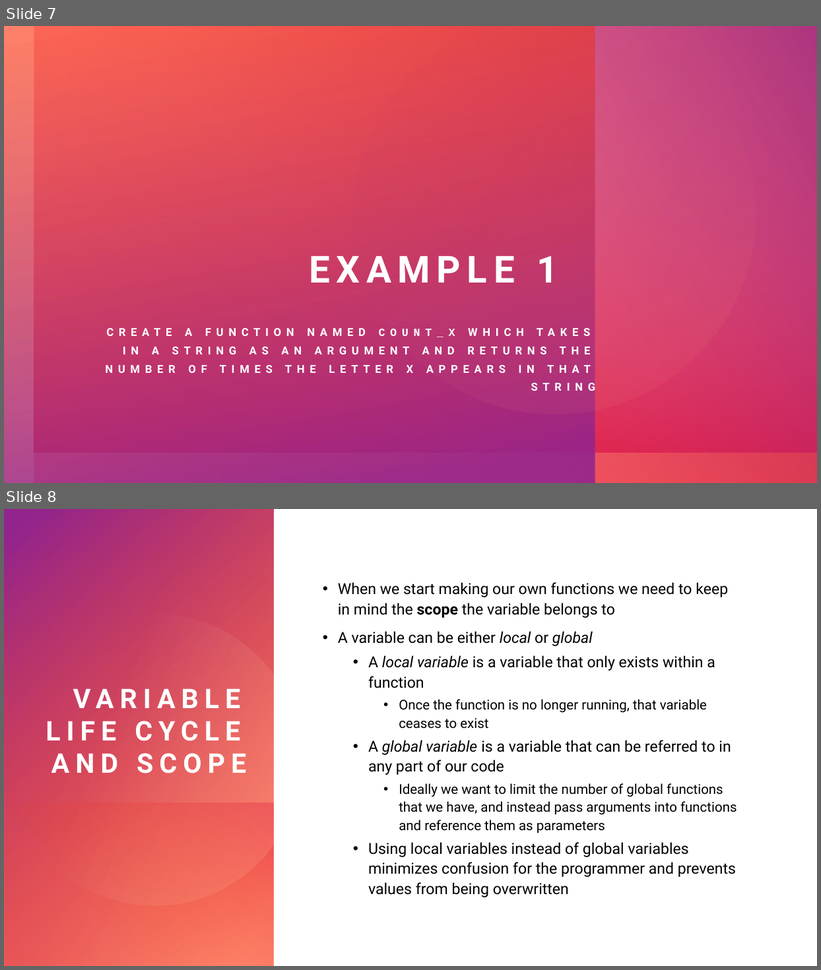
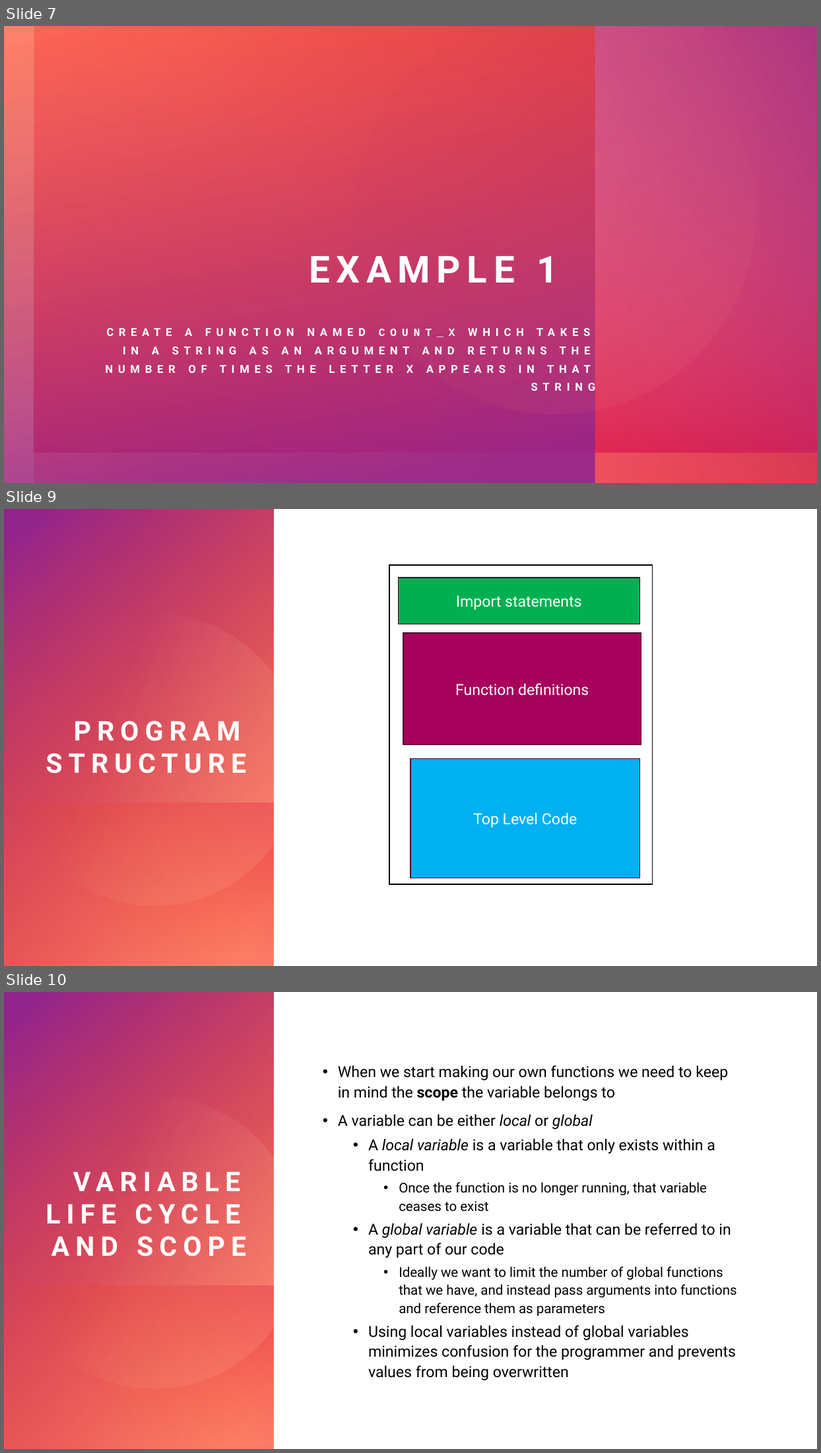
Before and after one commit to wpgoble/COMP130Resources, a slide deck: slides/creatingFunctions1.pptx. Shown one above the other, each under a label of ours: slides 7 and 8 before the commit, slides 7, 9 and 10 after it; the slides between them are not shown. The pictures are 821x970 and 821x1453 pixels, drawn with LibreOffice and Linux fonts; fonts in the diff are those of the drawing. Boxes give left, top, right and bottom in pixels: in the first picture for what was removed or moved away, otherwise in the second. Text is boxed around its words. In the diff, an @@ line names an element or a change of style, - is before the commit and + after.

```diff
--- a/slides/creatingFunctions1.pptx
+++ b/slides/creatingFunctions1.pptx
@@ slide 9 added at [4,509,817,966], background #FFFFFF; not listed: 2 template elements that a slide beside it also shows @@
@@ rectangle added at [4,509,817,966], fill #FFFFFF @@
@@ rectangle added at [4,509,274,966], fill gradient #FF907A to #DA002F @@
@@ rectangle added at [4,509,274,966], fill gradient #FE4A00 to #92248E @@
@@ rectangle added at [389,565,652,885], outline #000000 1 pt @@
@@ freeform shape added at [4,588,315,930], fill gradient #FFDBCC to #FF907A @@
@@ rectangle added at [398,578,640,625], fill #00B050, outline #490128 1 pt, 18 pt, text #FFFFFF @@
+Import statements
@@ rectangle added at [403,634,642,745], fill #A6025C, outline #490128 1 pt, 18 pt, text #FFFFFF @@
+Function definitions
@@ title added at [46,721,246,774], 32 pt, text #FFFFFF, bold @@
+PROGRAM STRUCTURE
@@ rectangle added at [411,758,640,879], fill #00B0F0, outline #490128 1 pt, 18 pt, text #FFFFFF @@
+Top Level Code
@@ rectangle added at [5,803,273,966], fill gradient #DA002F to #FE4A00 @@
@@ what was slide 8 is now slide 10 @@
```
Also in this commit, not shown: 1 other slide added, 2 other files.
